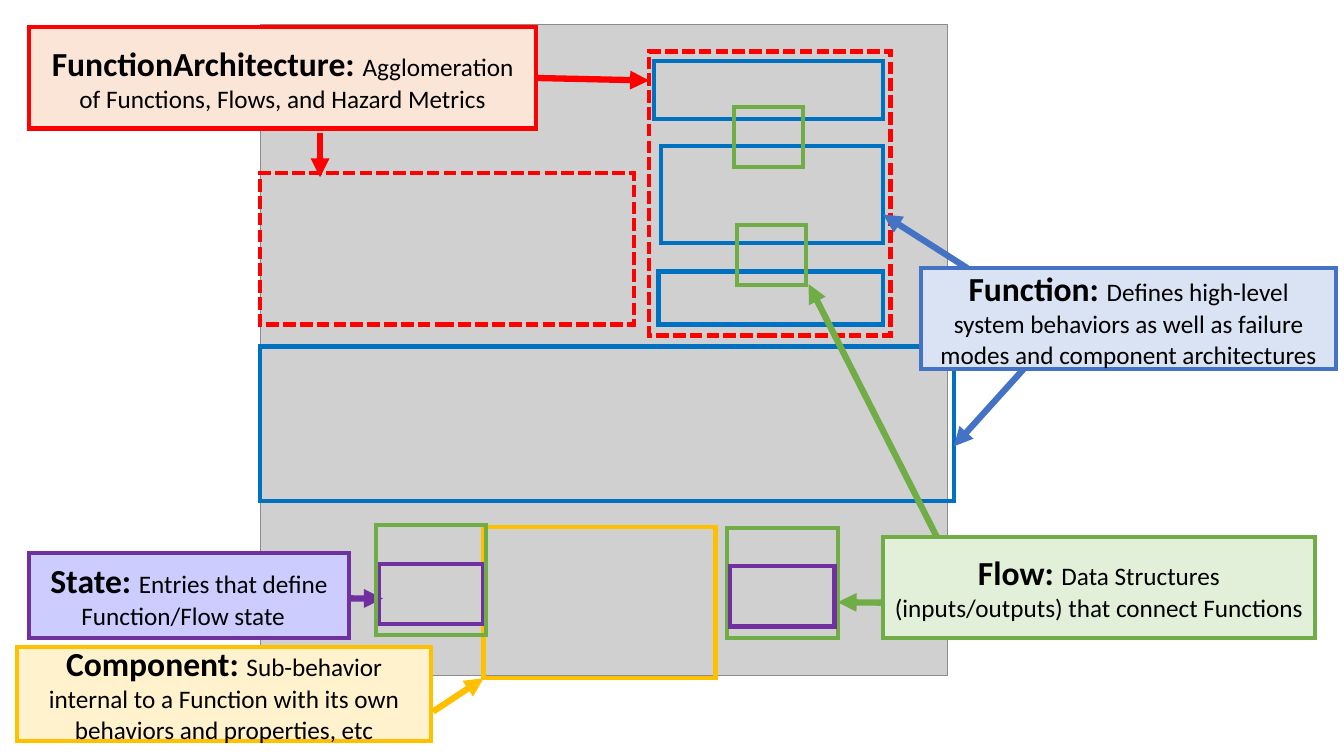
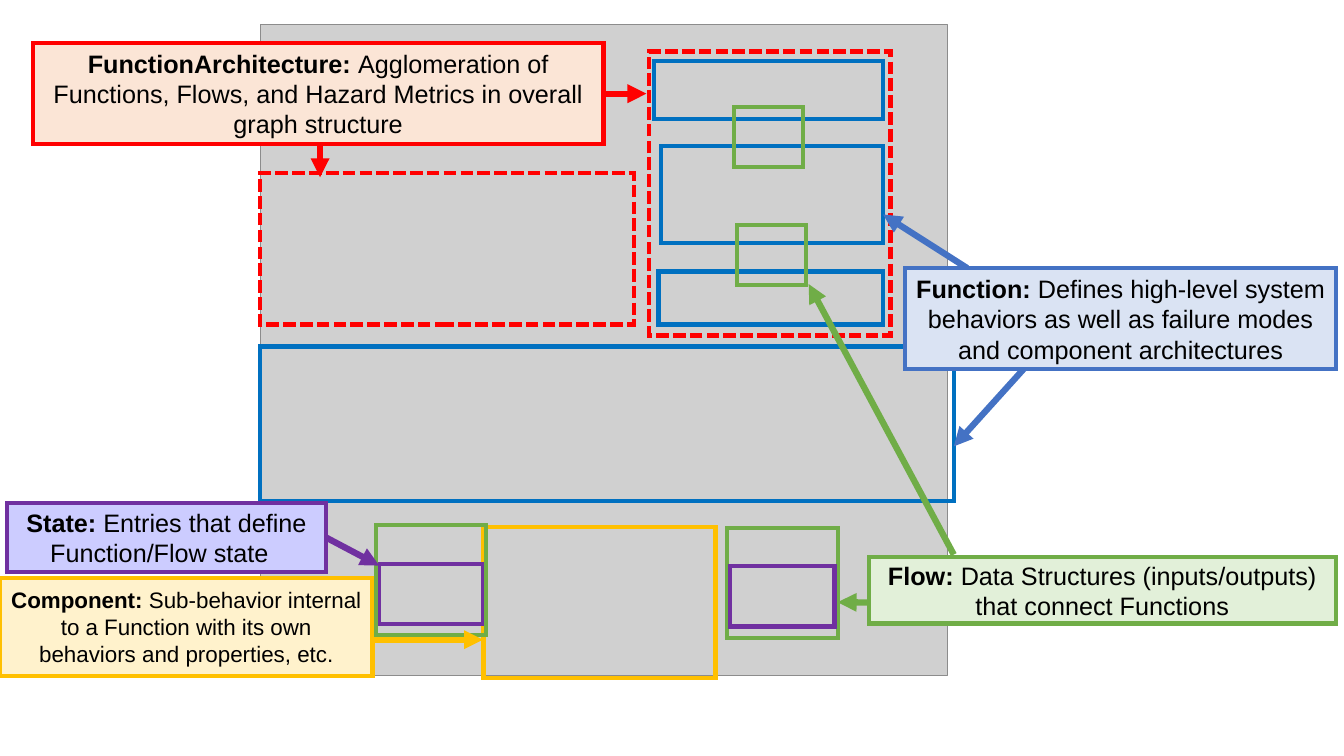
Before and after one commit to nasa/fmdtools, a slide deck: slide 5 of docs-source/figures/powerpoint/powerpoint_figures.pptx. Drawn at 1344x756 pixels with LibreOffice and Linux fonts; fonts in the diff are those of the drawing; grey boxes stand for pictures. Boxes give left, top, right and bottom in pixels: in the first picture for what was removed or moved away, otherwise in the second. Text is boxed around its words. In the diff, an @@ line names an element or a change of style, - is before the commit and + after.

```diff
--- a/docs-source/figures/powerpoint/powerpoint_figures.pptx
+++ b/docs-source/figures/powerpoint/powerpoint_figures.pptx
@@ rectangle "FunctionArchitecture: Agglomeration of Functions, Flows, ...": place and size @@
-rectangle "FunctionArchitecture: Agglomeration of Functions, Flows, ..." at <box>29,27,536,129</box>
+rectangle "FunctionArchitecture: Agglomeration of Functions, Flows, ..." at <box>33,43,604,145</box>
@@ text in rectangle at <box>53,54,582,139</box>: text changed; font Calibri to Arial @@
-FunctionArchitecture: Agglomeration of Functions, Flows, and Hazard Metrics
+FunctionArchitecture: Agglomeration of Functions, Flows, and Hazard Metrics in overall graph structure
@@ arrow moved from (536, 78) - (649, 81) to (604, 94) - (646, 94) @@
@@ arrow moved from (321, 133) - (321, 177) to (321, 144) - (321, 177) @@
@@ rectangle "Function: Defines high-level system behaviors ...": place and size @@
-rectangle "Function: Defines high-level system behaviors ..." at <box>922,268,1336,370</box>
+rectangle "Function: Defines high-level system behaviors ..." at <box>905,268,1336,370</box>
@@ rectangle "Function: Defines high-level system behaviors ..." at <box>905,268,1336,370</box>: size 24 to 18 pt in "Function:"; font Calibri to Arial @@
@@ arrow moved from (939, 541) - (809, 284) to (954, 555) - (809, 284) @@
@@ rectangle "State: Entries that define Function/Flow ...": place and size @@
-rectangle "State: Entries that define Function/Flow ..." at <box>29,554,349,638</box>
+rectangle "State: Entries that define Function/Flow ..." at <box>7,503,327,572</box>
@@ rectangle "State: Entries that define Function/Flow ..." at <box>7,503,327,572</box>: size 24 to 18 pt in "State:"; font Calibri to Arial @@
@@ arrow moved from (335, 599) - (383, 599) to (327, 537) - (379, 566) @@
@@ rectangle "Flow: Data Structures (inputs/outputs) that ...": place and size @@
-rectangle "Flow: Data Structures (inputs/outputs) that ..." at <box>883,536,1315,638</box>
+rectangle "Flow: Data Structures (inputs/outputs) that ..." at <box>869,558,1337,624</box>
@@ rectangle "Flow: Data Structures (inputs/outputs) that ..." at <box>869,558,1337,624</box>: size 24 to 18 pt in "Flow:"; font Calibri to Arial @@
@@ rectangle "Component: Sub-behavior internal to a ...": place and size @@
-rectangle "Component: Sub-behavior internal to a ..." at <box>17,647,432,741</box>
+rectangle "Component: Sub-behavior internal to a ..." at <box>0,578,373,676</box>
@@ text in rectangle at <box>11,591,361,667</box>: text changed; size 18 to 16 pt; font Calibri to Arial @@
-Component: Sub-behavior internal to a Function with its own behaviors and properties, etc
+Component: Sub-behavior internal to a Function with its own behaviors and properties, etc.
@@ arrow moved from (434, 712) - (484, 679) to (373, 640) - (483, 640) @@
```
Also in this commit, not shown: 11 other slides changed, 20 other files.
